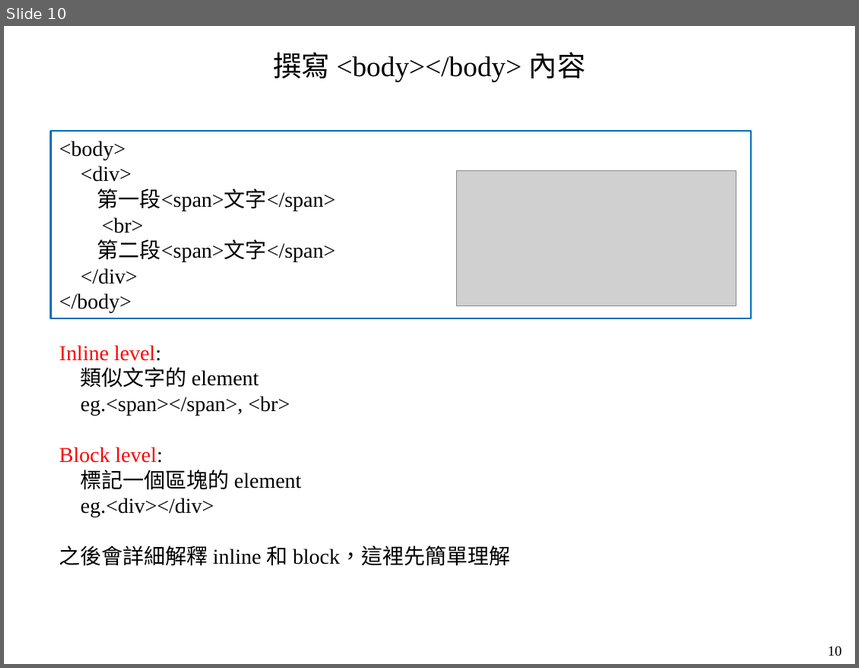
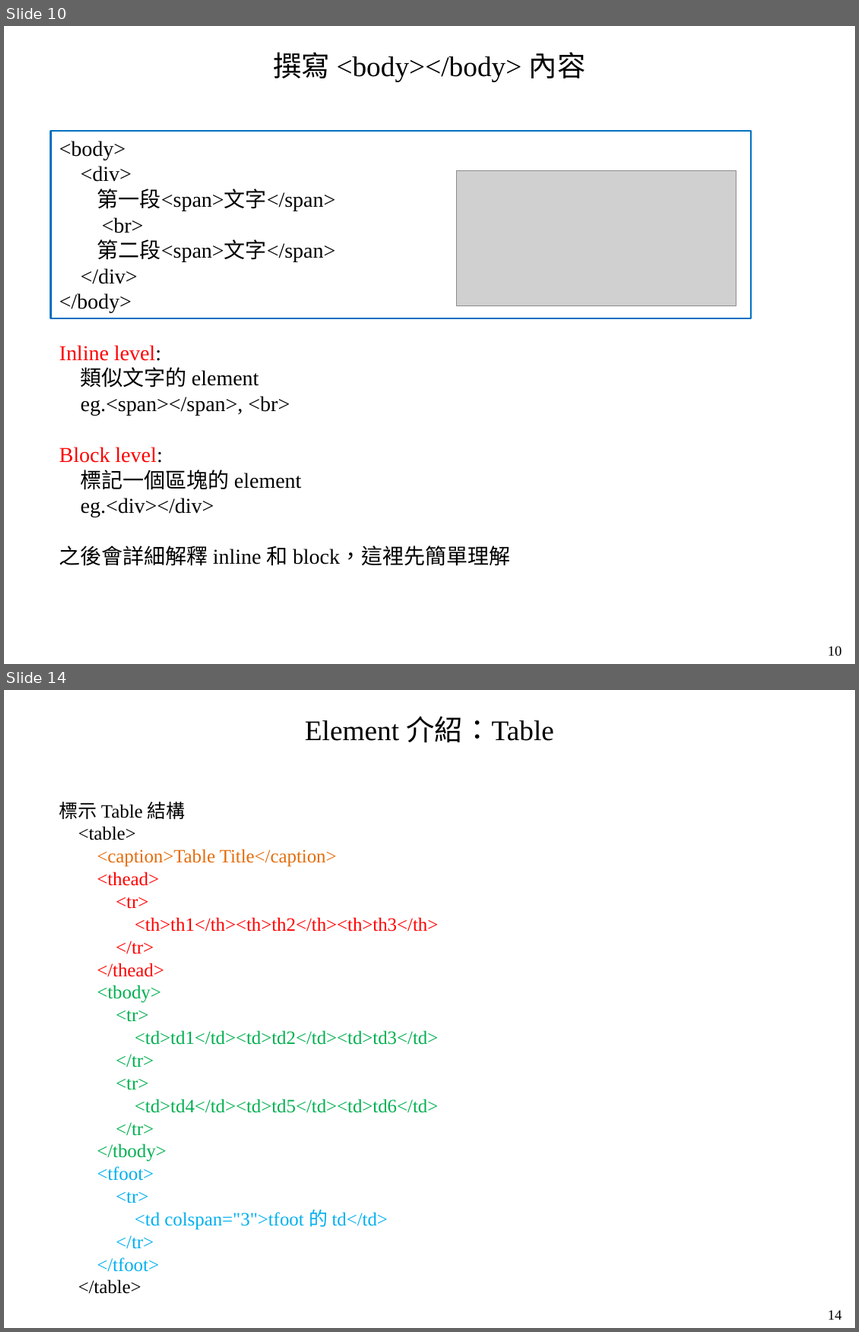
Before and after one commit to mar120434/2021_web_tutor, a slide deck: 靜態網頁.pptx. Shown one above the other, each under a label of ours: slide 10 before the commit, slides 10 and 14 after it; the slides between them are not shown. The pictures are 859x668 and 859x1332 pixels, drawn with LibreOffice and Linux fonts; fonts in the diff are those of the drawing; grey boxes stand for pictures. Boxes give left, top, right and bottom in pixels: in the first picture for what was removed or moved away, otherwise in the second. Text is boxed around its words. In the diff, an @@ line names an element or a change of style, - is before the commit and + after.

```diff
--- a/靜態網頁.pptx
+++ b/靜態網頁.pptx
@@ slide 14 added at box(4, 690, 855, 1328), background #FFFFFF @@
@@ text added at box(305, 716, 554, 742), 24 pt, text #000000 @@
+Element 介紹：Table
@@ text added at box(59, 802, 438, 1294), 16 pt, text #00B050 @@
+標示 Table 結構
+<table>
+<caption>Table Title</caption>
+<thead>
+<tr>
+<th>th1</th><th>th2</th><th>th3</th>
+</tr>
+</thead>
+<tbody>
+<tr>
+<td>td1</td><td>td2</td><td>td3</td>
+</tr>
+<tr>
+<td>td4</td><td>td5</td><td>td6</td>
+</tr>
+</tbody>
+<tfoot>
+<tr>
+<td colspan="3">tfoot 的 td</td>
+</tr>
+</tfoot>
+</table>
@@ text added at box(828, 1310, 842, 1320), 12 pt, text #000000 @@
+14
```
Also in this commit, not shown: 5 slides changed, 4 other slides added.
